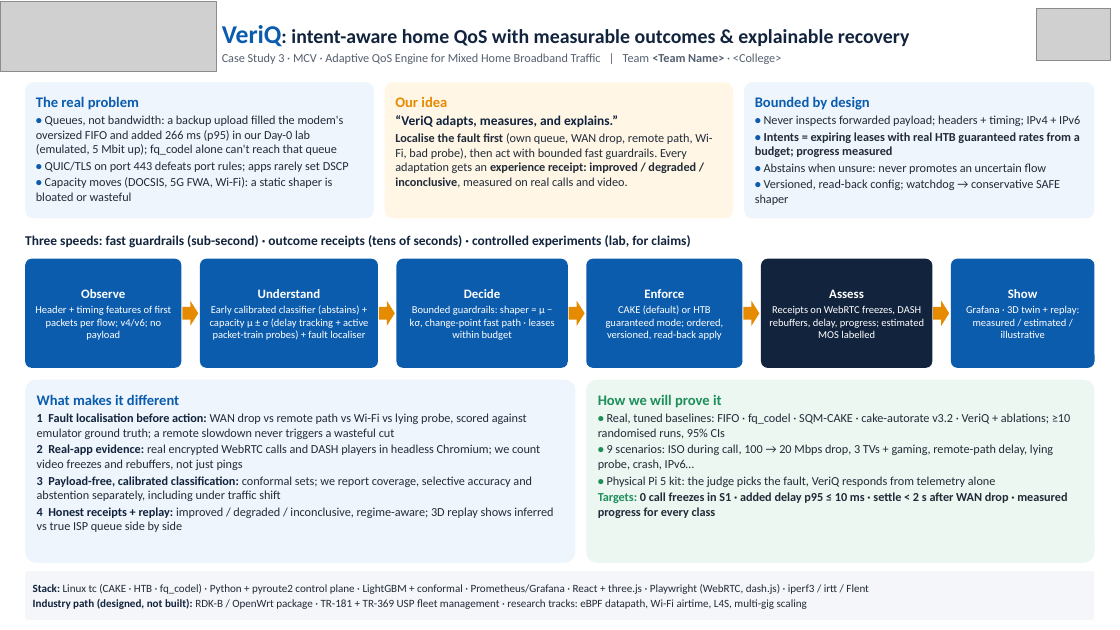
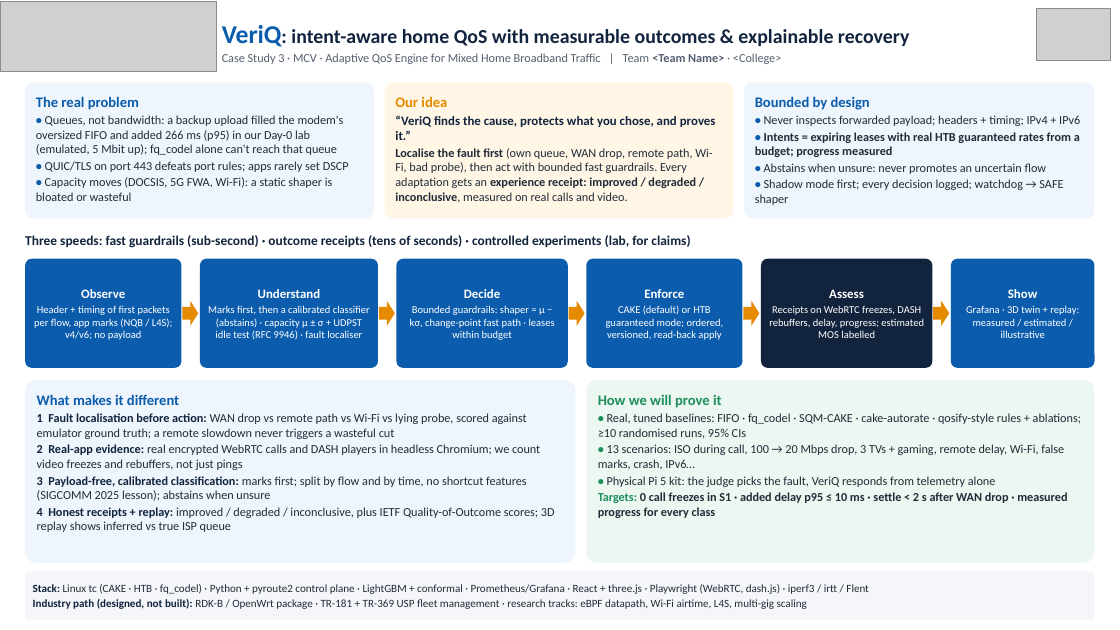
Before and after one commit to Imrahul4361/Tata-Elxsi-Teliport, a slide deck: slide 2 of submission/Round1_Case3_VeriQ.pptx. Drawn at 1120x630 pixels with LibreOffice and Linux fonts; fonts in the diff are those of the drawing; grey boxes stand for pictures. Boxes give left, top, right and bottom in pixels: in the first picture for what was removed or moved away, otherwise in the second. Text is boxed around its words. In the diff, an @@ line names an element or a change of style, - is before the commit and + after.

```diff
--- a/submission/Round1_Case3_VeriQ.pptx
+++ b/submission/Round1_Case3_VeriQ.pptx
@@ text in rounded rectangle at [395, 115, 716, 140]: text changed; size 11.5 to 11 pt @@
-“VeriQ adapts, measures, and explains.”
+“VeriQ finds the cause, protects what you chose, and proves it.”
@@ text in rounded rectangle at [755, 179, 1063, 205]: text changed @@
-• Versioned, read-back config; watchdog → conservative SAFE shaper
+• Shadow mode first; every decision logged; watchdog → SAFE shaper
@@ text in rounded rectangle at [34, 305, 173, 340]: text changed @@
-Header + timing features of first packets per flow; v4/v6; no payload
+Header + timing of first packets per flow, app marks (NQB / L4S); v4/v6; no payload
@@ text in rounded rectangle at [208, 305, 370, 340]: text changed @@
-Early calibrated classifier (abstains) + capacity μ ± σ (delay tracking + active packet-train probes) + fault localiser
+Marks first, then a calibrated classifier (abstains) · capacity μ ± σ + UDPST idle test (RFC 9946) · fault localiser
@@ text in rounded rectangle at [598, 413, 1081, 470]: text changed @@
-• Real, tuned baselines: FIFO · fq_codel · SQM-CAKE · cake-autorate v3.2 · VeriQ + ablations; ≥10 randomised runs, 95% CIs
-• 9 scenarios: ISO during call, 100 → 20 Mbps drop, 3 TVs + gaming, remote-path delay, lying probe, crash, IPv6…
+• Real, tuned baselines: FIFO · fq_codel · SQM-CAKE · cake-autorate · qosify-style rules + ablations; ≥10 randomised runs, 95% CIs
+• 13 scenarios: ISO during call, 100 → 20 Mbps drop, 3 TVs + gaming, remote delay, Wi-Fi, false marks, crash, IPv6…
@@ text in rounded rectangle at [37, 476, 555, 532]: text changed @@
-3 Payload-free, calibrated classification: conformal sets; we report coverage, selective accuracy and abstention separately, including under traffic shift
-4 Honest receipts + replay: improved / degraded / inconclusive, regime-aware; 3D replay shows inferred vs true ISP queue side by side
+3 Payload-free, calibrated classification: marks first; split by flow and by time, no shortcut features (SIGCOMM 2025 lesson); abstains when unsure
+4 Honest receipts + replay: improved / degraded / inconclusive, plus IETF Quality-of-Outcome scores; 3D replay shows inferred vs true ISP queue
```
Also in this commit, not shown: 8 other files.
